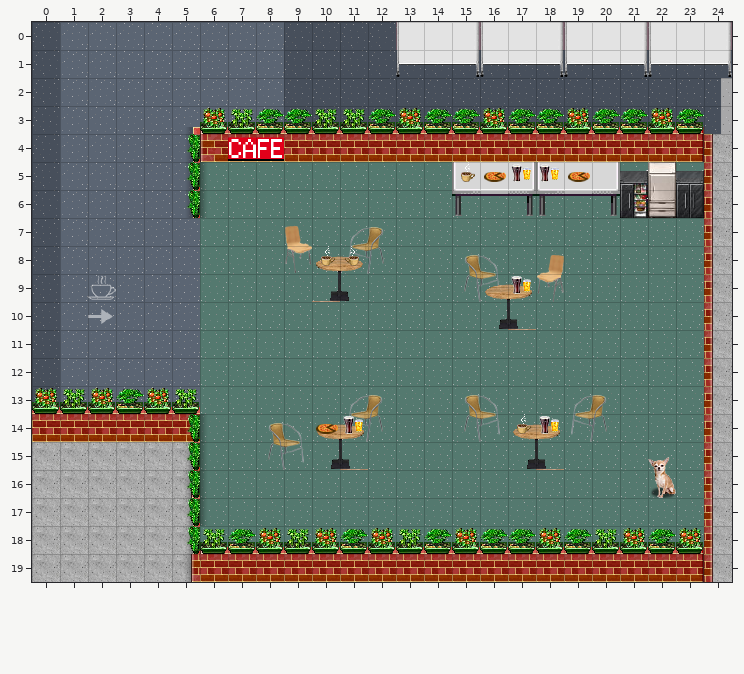
Tiled map (JSON): map/emmie.json. Above, as it was before the edit.
Cells are 32x32 px. Shown: x 0..24, y 0..19.
The result:
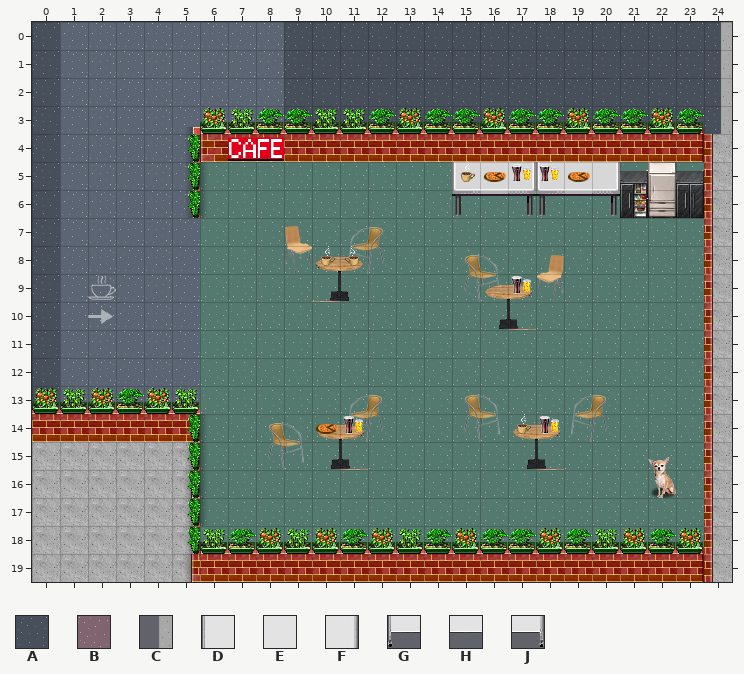
Key: from "Material": A 2, B 4, C 31; from "Wände": D 13, E 14, F 15, G 23, H 24, J 25.
_ is an empty cell.
From the commit log: Deploying to gh-pages from master @ f009878de9d3fb3748064145aa0fcf4cf38eb419 🚀
Edits made:
Layer "Fussboden":
Tile A now appears in row 0 at x 14, 17, 20 and 23.
The author changed tile B to tile A in row 0 at x 13, 15 to 16, 18 to 19, 21 to 22 and 24.
Layer "Wände":
The author changed tile F to tile C in row 0 at x 24.
The author changed tile J to tile C in row 1 at x 24.
Tile D is gone in row 0 at x 13, 16, 19 and 22.
Tile E is gone in row 0 at x 14, 17, 20 and 23.
Tile F is gone in row 0 at x 15, 18 and 21.
Tile G is gone in row 1 at x 13, 16, 19 and 22.
Tile H is gone in row 1 at x 14, 17, 20 and 23.
Tile J is gone in row 1 at x 15, 18 and 21.
Pixel boxes of the changes (left, top, right, bottom) in both pictures:
changed: (396, 22, 732, 78)
